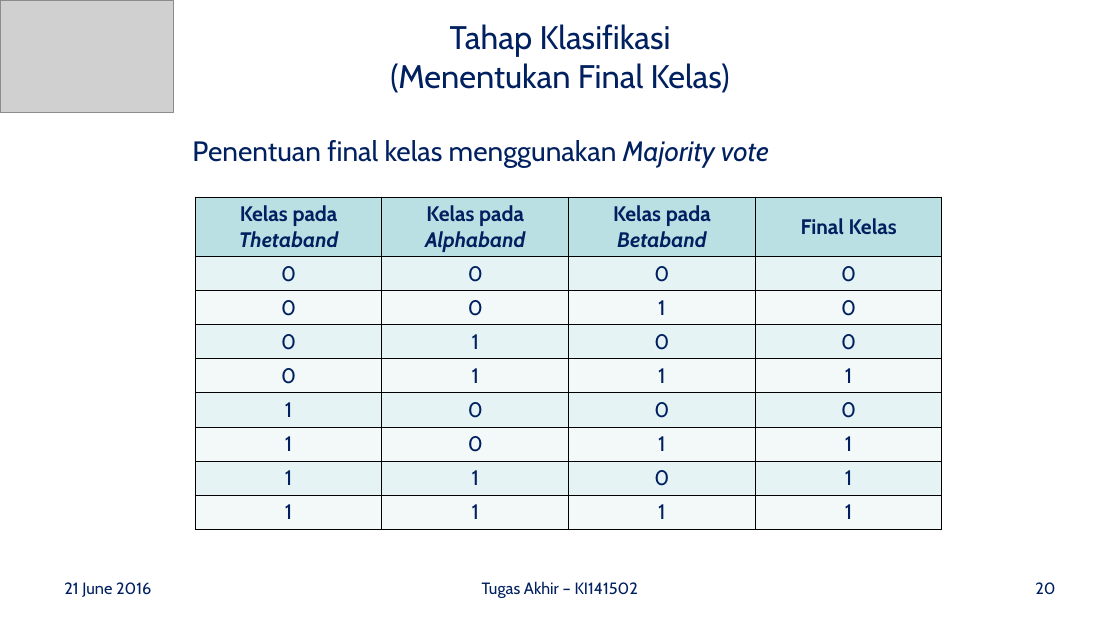
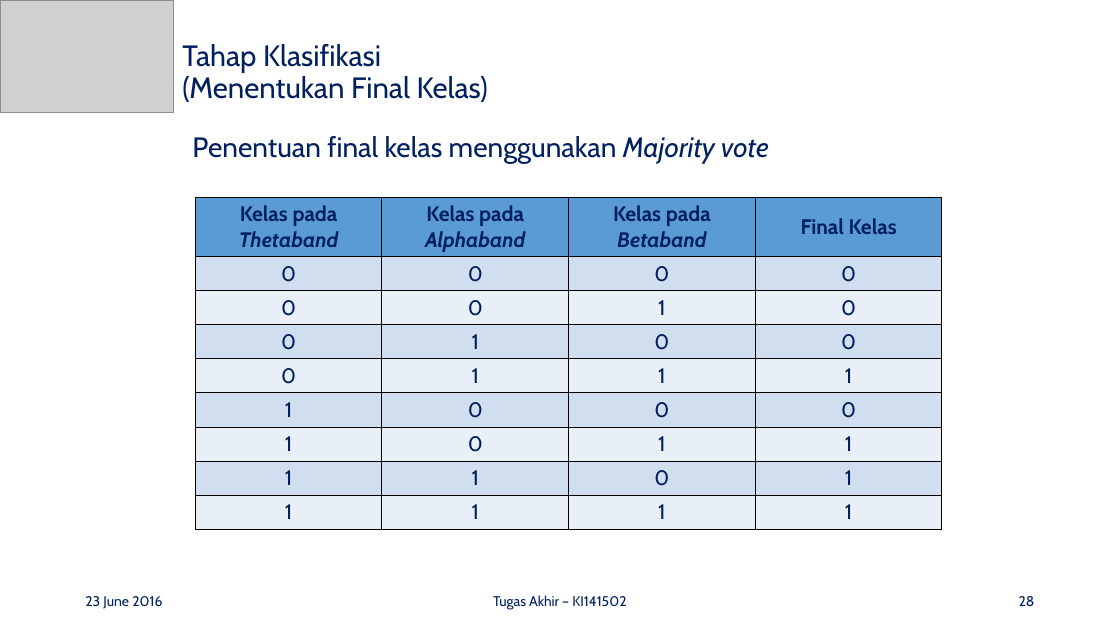
Before and after one commit to mustofa27/tugasAkhir, a slide deck: slide 28 of Bismillah Buku TA/Presentasi-TA_Ahmad-Mustofa_5112100100.pptx (slide 20 before the commit). Drawn at 1120x630 pixels with LibreOffice and Linux fonts; fonts in the diff are those of the drawing; grey boxes stand for pictures; background and template pictures are left out. Boxes give left, top, right and bottom in pixels: in the first picture for what was removed or moved away, otherwise in the second. Text is boxed around its words. In the diff, an @@ line names an element or a change of style, - is before the commit and + after.

```diff
--- a/Bismillah Buku TA/Presentasi-TA_Ahmad-Mustofa_5112100100.pptx
+++ b/Bismillah Buku TA/Presentasi-TA_Ahmad-Mustofa_5112100100.pptx
@@ title "Tahap Klasifikasi (Menentukan Final Kelas)": place and size @@
-title "Tahap Klasifikasi (Menentukan Final Kelas)" at [390, 24, 730, 93]
+title "Tahap Klasifikasi (Menentukan Final Kelas)" at [182, 44, 488, 102]
@@ title "Tahap Klasifikasi (Menentukan Final Kelas)" at [182, 44, 488, 102]: size 28 to 25.2 pt; alignment centre to left; line spacing 1 to 0.9 @@
@@ text "Penentuan final kelas menggunakan Majority ..." at [192, 136, 769, 163]: line spacing 1 to 0.9; more space between paragraphs @@
@@ table at [196, 197, 942, 528] @@
@@ fill #BBE0E3 to #5B9BD5 in row 1 @@
@@ fill #E7F3F4 to #D2DEEF in 16 cells @@
@@ fill #F3F9FA to #EAEFF7 in 16 cells @@
@@ text "23 June 2016" at [85, 596, 162, 609]: vertical alignment top to middle @@
@@ text at [85, 596, 162, 609]: text changed; size 14 to 12 pt @@
-21 June 2016
+23 June 2016
@@ text "Tugas Akhir – KI141502": place and size @@
-text "Tugas Akhir – KI141502" at [482, 581, 638, 598]
+text "Tugas Akhir – KI141502" at [493, 595, 626, 610]
@@ text "Tugas Akhir – KI141502" at [493, 595, 626, 610]: size 14 to 12 pt; vertical alignment top to middle @@
@@ page number at [1019, 596, 1035, 606]: vertical alignment top to middle @@
@@ page number at [1019, 596, 1035, 606]: text changed; size 14 to 12 pt @@
-20
+28
```
Also in this commit, not shown: 42 other slides changed, 16 slides added, 8 slides removed, 2 other files.
